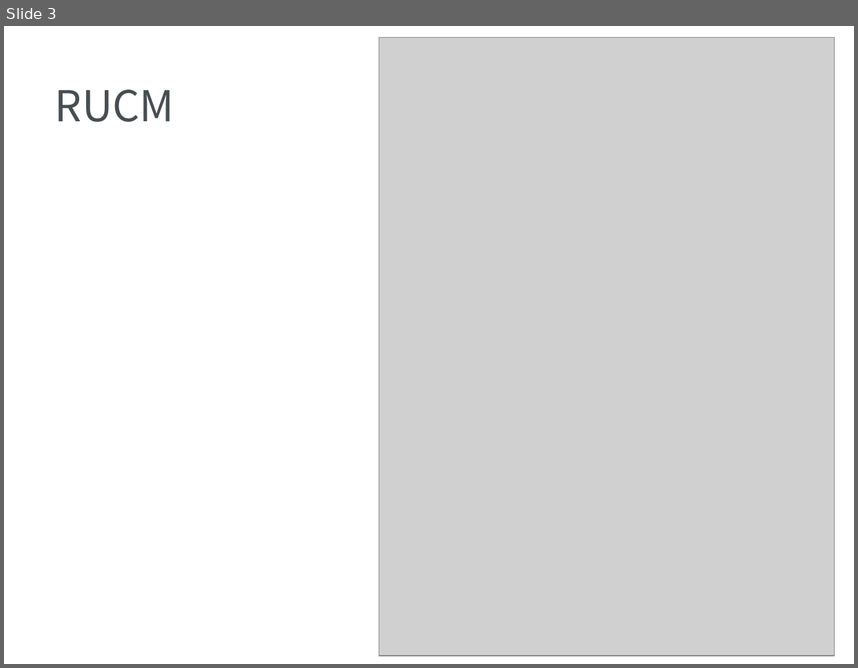
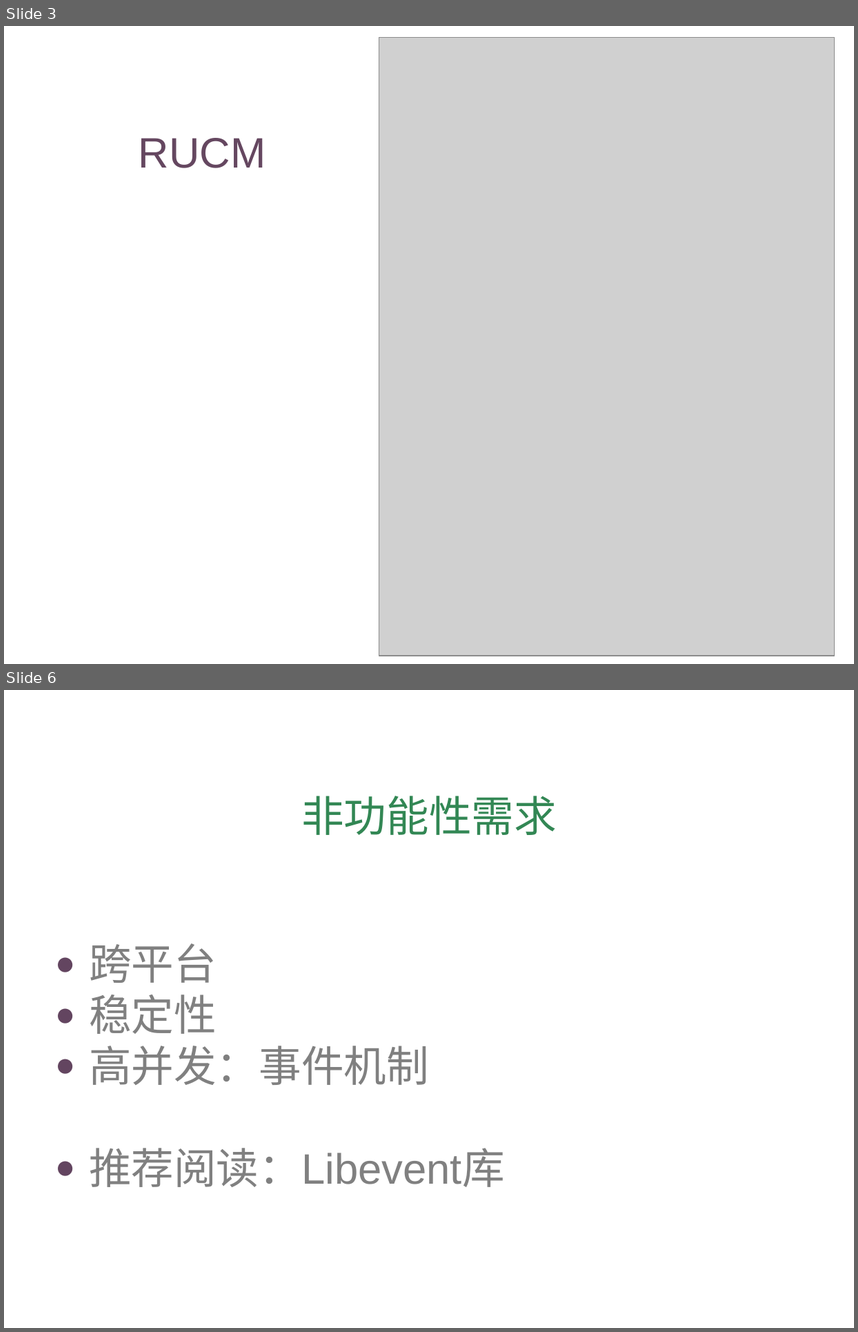
Before and after one commit to bhsei/16TeamC, a slide deck: 2.项目PPT/需求1.0PPT.pptx. Shown one above the other, each under a label of ours: slide 3 before the commit, slides 3 and 6 after it; the slides between them are not shown. The pictures are 858x668 and 858x1332 pixels, drawn with LibreOffice and Linux fonts; fonts in the diff are those of the drawing; grey boxes stand for pictures; background and template pictures are left out. Boxes give left, top, right and bottom in pixels: in the first picture for what was removed or moved away, otherwise in the second. Text is boxed around its words. In the diff, an @@ line names an element or a change of style, - is before the commit and + after.

```diff
--- a/2.项目PPT/需求1.0PPT.pptx
+++ b/2.项目PPT/需求1.0PPT.pptx
@@ slide 6 added at box(4, 690, 854, 1328), background picture (left out) @@
@@ title added at box(301, 796, 557, 835), 36 pt, text #328754 @@
+非功能性需求
@@ text added at box(89, 943, 505, 1187), 36 pt, text #808080 @@
+● 跨平台
+● 稳定性
+● 高并发：事件机制
+● 推荐阅读：Libevent库
@@ slide 3 changed as well @@
@@ title "RUCM": place and size @@
-title "RUCM" at box(55, 89, 174, 122)
+title "RUCM" at box(139, 138, 266, 168)
@@ title "RUCM" at box(139, 138, 266, 168): font Noto Sans CJK SC to Arial, text colour #474E52 to #654760; alignment left to centre @@
```
Also in this commit, not shown: 2 other slides changed, 2 other slides added, 3 slides removed, 1 other file.
